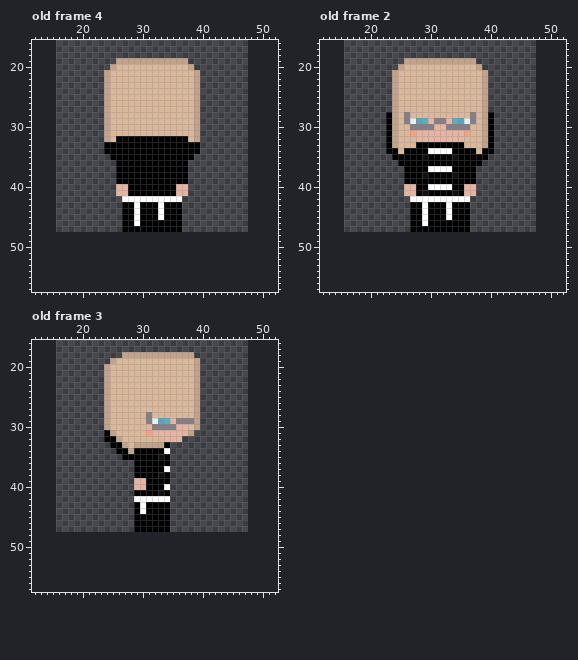
Pixel-art file -- assets/character/unnamed_cult_girl_boss/unnamed_cult_girl_boss.aseprite. Above: the version before the commit.
32x32 pixels, 4 frames. Shown: old frame 4: x 12..52, y 16..57; old frame 2: x 12..52, y 16..57; old frame 3: x 12..52, y 16..57. The old version is drawn lined up with the new one, on the new canvas. The commit also changed other frames, which this record leaves out.
Now the later version:
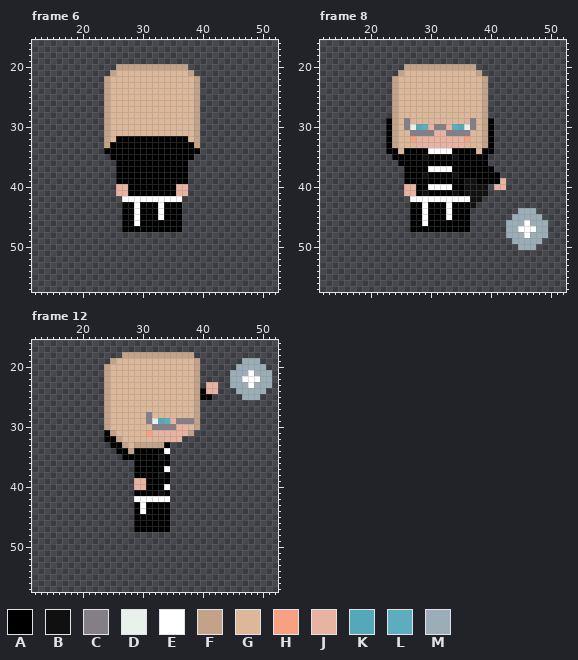
Palette (. is transparent): A #000000  B #101010  C #847e87  D #e8f1eb  E #ffffff  F #c2a288  G #dcb799  H #f7a182  J #e8b4a1  K #55a8ba  L #5dadbe  M #9badb7
A new or re-ordered frame is compared with the old frame closest to it.
From old to new:
canvas 32x32 -> 64x64, the old top-left corner now at 16,16
frames 4 -> 16
Frame 6 is new; against old frame 4:
y 19: x 26..37 FFFFFFFFFFFF -> ............
y 20: x 25..38 FGGGGGGGGGGGGF -> .FFFFFFFFFFFF.
y 21: x 24..25 FG -> .F; x 38..39 GF -> F.
y 33: x 24 A -> F; x 39 A -> F
Frame 8 is new; against old frame 2:
y 19: x 26..37 FFFFFFFFFFFF -> ............
y 20: x 25..38 FGGGGGGGGGGGGF -> .FFFFFFFFFFFF.
y 21: x 24..25 FG -> .F; x 38..39 GF -> F.
y 28: x 23 A -> .; x 26 C -> G; x 37 C -> G; x 40 A -> .
y 29: x 27..36 DKLJCCJLKD -> GGGGGGGGGG
y 30: x 26..37 GCCCCJJCCCCG -> CDKLJCCJLKDC
y 31: x 27..30 HJJJ -> CCCC; x 33..36 JJJH -> CCCC
y 32: x 27 G -> H; x 36 G -> H
y 33: x 28..35 AAAAAAAA -> JJJJJJJJ
y 36: x 39 . -> A
y 37: x 38..40 ... -> AAA
y 38: x 38..41 .... -> AAAA
y 39: x 36..42 AA..... -> BBAAAAJ
y 40: x 36..39 JJ.. -> BBBB; x 41..42 .. -> JJ
y 41: x 36..39 JJ.. -> BBBB
y 42: x 37..38 .. -> BB
y 43: x 37 . -> B
y 44: x 45..47 ... -> MMM
y 45: x 44..48 ..... -> MMMMM
y 46: x 43..49 ....... -> MMMEMMM
y 47: x 43..49 ....... -> MMEEEMM
y 48: x 43..49 ....... -> MMMEMMM
y 49: x 44..48 ..... -> MMMMM
y 50: x 45..47 ... -> MMM
Frame 12 is new; against old frame 3:
y 19: x 47..49 ... -> MMM
y 20: x 46..50 ..... -> MMMMM
y 21: x 45..51 ....... -> MMMEMMM
y 22: x 45..51 ....... -> MMEEEMM
y 23: x 41..42 .. -> JJ; x 45..51 ....... -> MMMEMMM
y 24: x 40..42 ... -> AJJ; x 46..50 ..... -> MMMMM
y 25: x 40..41 .. -> AA; x 47..49 ... -> MMM
